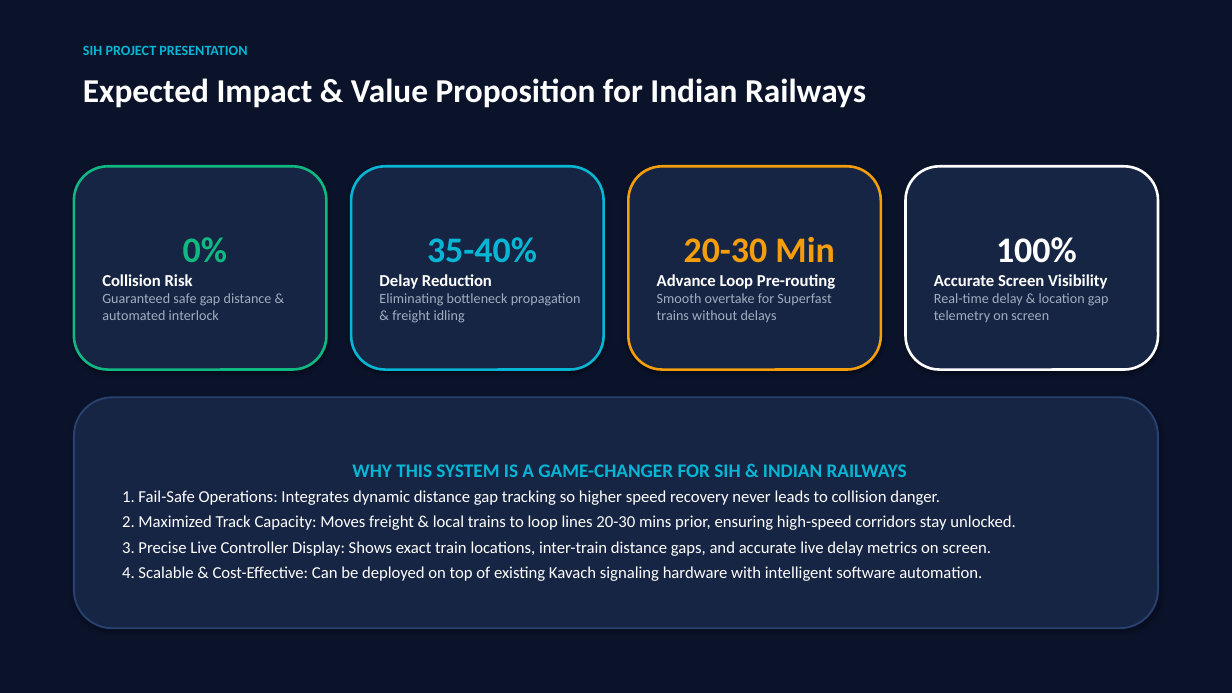
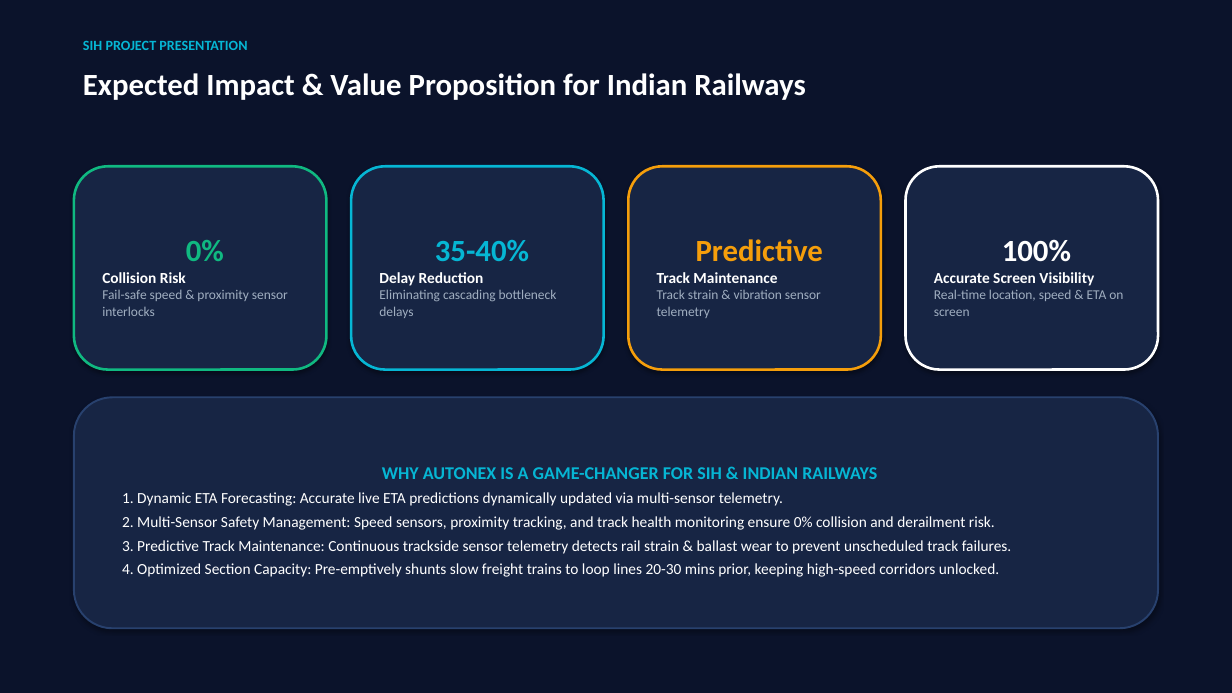
Before and after one commit to padam421/AutoNex, a slide deck: slide 5 of presentation/Project_Kavach_SIH.pptx. Drawn at 1232x693 pixels with LibreOffice and Linux fonts; fonts in the diff are those of the drawing. Boxes give left, top, right and bottom in pixels: in the first picture for what was removed or moved away, otherwise in the second. Text is boxed around its words. In the diff, an @@ line names an element or a change of style, - is before the commit and + after.

```diff
--- a/presentation/Project_Kavach_SIH.pptx
+++ b/presentation/Project_Kavach_SIH.pptx
@@ text "SIH PROJECT PRESENTATION": place and size @@
-text "SIH PROJECT PRESENTATION" at bbox=[83, 46, 247, 55]
+text "SIH PROJECT PRESENTATION" at bbox=[83, 41, 247, 50]
@@ text "Expected Impact & Value Proposition ..." at bbox=[83, 73, 806, 100]: size 26 to 24 pt @@
@@ text in rounded rectangle at bbox=[657, 239, 823, 318]: text changed; size 11 to 10.5 pt @@
-20-30 Min
-Advance Loop Pre-routing
-Smooth overtake for Superfast trains without delays
+Predictive
+Track Maintenance
+Track strain & vibration sensor telemetry
@@ text in rounded rectangle at bbox=[934, 239, 1094, 286]: size 28 to 24 pt in "100%"; size 13 to 12 pt in "Accurate Screen Visibility" @@
@@ text in rounded rectangle at bbox=[379, 240, 529, 286]: size 28 to 24 pt in "35-40%"; size 13 to 12 pt in "Delay Reduction" @@
@@ text in rounded rectangle at bbox=[102, 290, 288, 316]: text changed; size 11 to 10.5 pt @@
-Guaranteed safe gap distance & automated interlock
+Fail-safe speed & proximity sensor interlocks
@@ text in rounded rectangle at bbox=[102, 272, 186, 283]: size 28 to 24 pt in "0%"; size 13 to 12 pt in "Collision Risk" @@
@@ text in rounded rectangle at bbox=[379, 289, 557, 318]: text changed; size 11 to 10.5 pt @@
-Eliminating bottleneck propagation & freight idling
+Eliminating cascading bottleneck delays
@@ text in rounded rectangle at bbox=[934, 289, 1123, 316]: text changed; size 11 to 10.5 pt @@
-Real-time delay & location gap telemetry on screen
+Real-time location, speed & ETA on screen
@@ text in rounded rectangle at bbox=[122, 467, 1012, 577]: text changed; size 13 to 12 pt @@
-WHY THIS SYSTEM IS A GAME-CHANGER FOR SIH & INDIAN RAILWAYS
-1. Fail-Safe Operations: Integrates dynamic distance gap tracking so higher speed recovery never leads to collision danger.
-2. Maximized Track Capacity: Moves freight & local trains to loop lines 20-30 mins prior, ensuring high-speed corridors stay unlocked.
-3. Precise Live Controller Display: Shows exact train locations, inter-train distance gaps, and accurate live delay metrics on screen.
-4. Scalable & Cost-Effective: Can be deployed on top of existing Kavach signaling hardware with intelligent software automation.
+WHY AUTONEX IS A GAME-CHANGER FOR SIH & INDIAN RAILWAYS
+1. Dynamic ETA Forecasting: Accurate live ETA predictions dynamically updated via multi-sensor telemetry.
+2. Multi-Sensor Safety Management: Speed sensors, proximity tracking, and track health monitoring ensure 0% collision and derailment risk.
+3. Predictive Track Maintenance: Continuous trackside sensor telemetry detects rail strain & ballast wear to prevent unscheduled track failures.
+4. Optimized Section Capacity: Pre-emptively shunts slow freight trains to loop lines 20-30 mins prior, keeping high-speed corridors unlocked.
```
Also in this commit, not shown: 3 other slides changed, 1 slide added, 1 slide removed, 10 other files.
